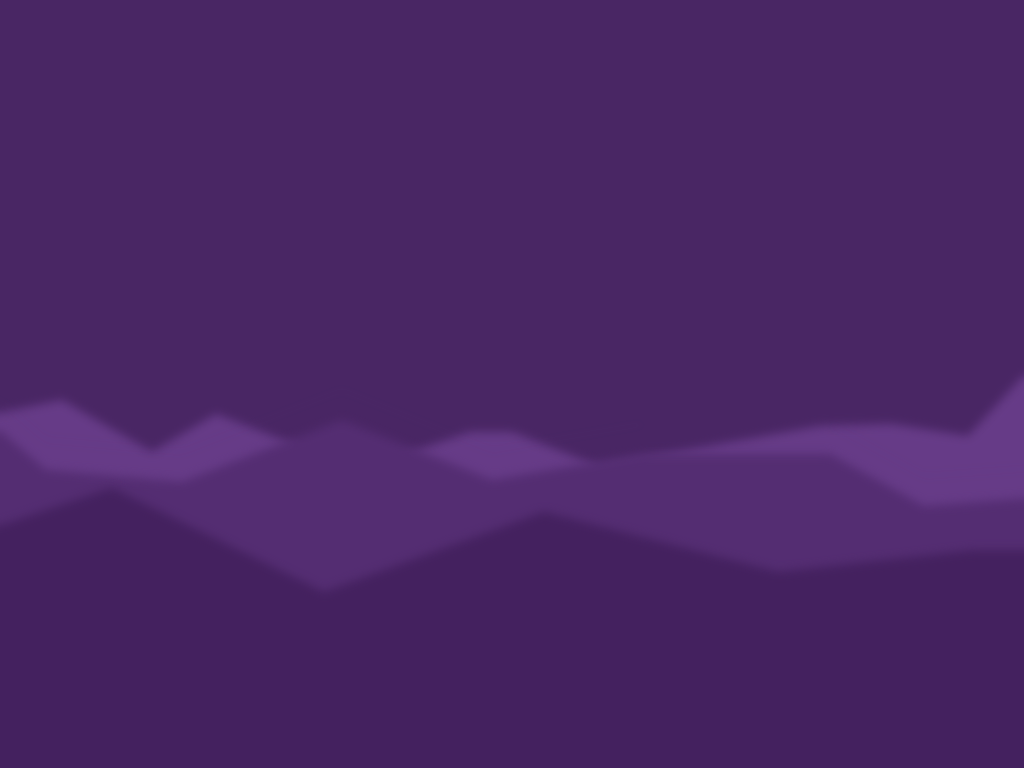
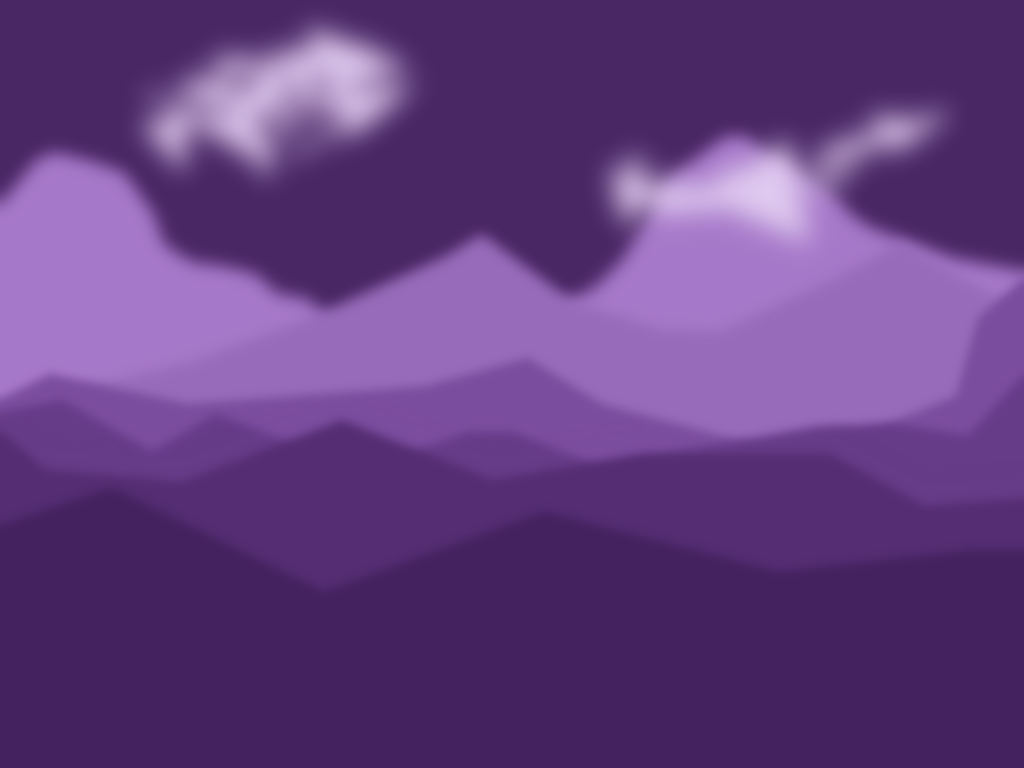
Layer changes from the first 1024px x 768px image to the second:
added layer "Layer 8" above "Layer 2" over left=116, top=6, right=972, bottom=270
added layer "Layer 5" above "Layer 6" over left=0, top=266, right=1024, bottom=468
added layer "Layer 6" above "Layer 7" over left=0, top=219, right=1024, bottom=468
added layer "Layer 7" above "Layer 1" over left=0, top=115, right=1024, bottom=468
